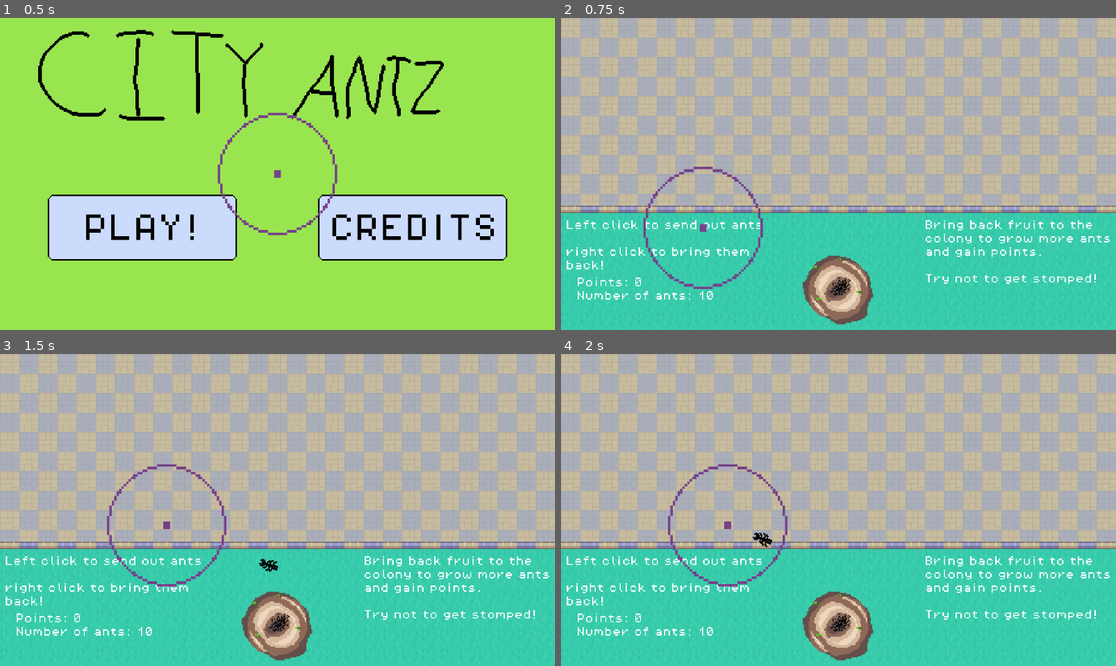
Above: before the commit, frames 1-4 (two rows, left to right).
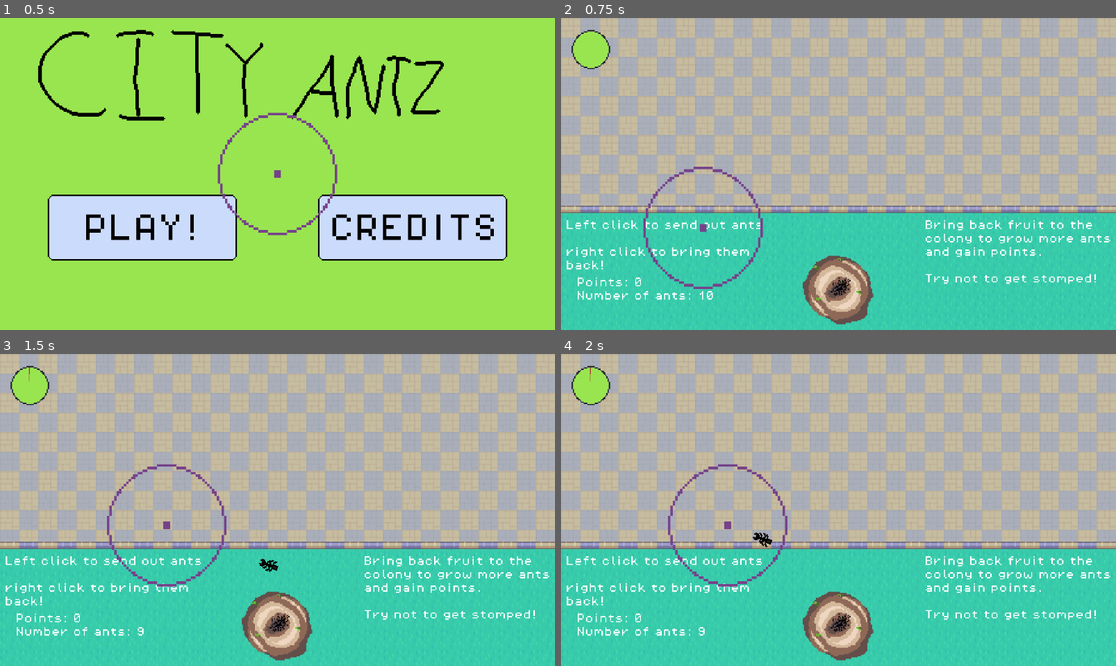
Above: after the commit, the same moments.

Repository: kiankiko9999/KDS-Ants
Game: Godot game, scene res://Scenes/MainMenu.tscn
Same seed, same stepped clock (60 frames per second), same inputs: the game is played once before the commit and once after it. Sound files missing from this copy of the repository are replaced by a short silence.
Inputs (mouse positions are in pixels of both pictures, inside the frame that each line leads up to):
- Up to frame 1 (0.5 s): no input
- Up to frame 2 (0.75 s): tap Enter at 0.5 s; move the mouse to (705, 227) at 0.52 s; click (705, 227) at 0.67 s
- Up to frame 3 (1.5 s): tap Enter at 1.25 s; move the mouse to (166, 525) at 1.27 s; click (166, 525) at 1.42 s
- Up to frame 4 (2 s): no input

Frame 1 is identical in both runs. In frame 2, 0.7% of the frame differs, in the area x 1-9%, y 3-17%; in frame 3, 0.7%, in the area x 1-28%, y 3-91%; in frame 4, 0.7%.

Commit message:
Visual timer now works with the materials Thomas provided

Diff:
--- a/kds-project-1/Scenes/ant_controller.tscn
+++ b/kds-project-1/Scenes/ant_controller.tscn
@@ -7,6 +7,8 @@
 [ext_resource type="Texture2D" uid="uid://bprj5w4xm7d6t" path="res://Assets/Sprites/AntHill.png" id="4_tc12g"]
 [ext_resource type="FontFile" uid="uid://dybupmd1l8lot" path="res://Assets/fonts/PixelOperator8.ttf" id="5_fpjnh"]
 [ext_resource type="Script" uid="uid://dxc4e7ud6yvcm" path="res://Scripts/label.gd" id="6_mbg7k"]
+[ext_resource type="Texture2D" uid="uid://bl1r0q602ddvp" path="res://Assets/Sprites/Timerred.png" id="8_6sj7r"]
+[ext_resource type="Texture2D" uid="uid://b5mu75gc4dslq" path="res://Assets/Sprites/Timergreen.png" id="9_aah63"]
 
 [sub_resource type="CircleShape2D" id="CircleShape2D_4ksr6"]
 radius = 31.016125
@@ -43,9 +45,14 @@
 
 [node name="TextureProgressBar" type="TextureProgressBar" parent="Label" unique_id=1245168947]
 layout_mode = 0
-offset_right = 40.0
-offset_bottom = 40.0
+offset_left = -4.0
+offset_top = -203.0
+offset_right = 36.0
+offset_bottom = -163.0
 fill_mode = 5
+radial_center_offset = Vector2(-0.865, 0)
+texture_under = ExtResource("8_6sj7r")
+texture_progress = ExtResource("9_aah63")
 
 [connection signal="body_entered" from="Area2D" to="." method="_on_area_2d_body_entered"]
 [connection signal="body_entered" from="Area2D" to="Area2D" method="_on_body_entered"]
--- a/kds-project-1/Scripts/label.gd
+++ b/kds-project-1/Scripts/label.gd
@@ -16,10 +16,10 @@
 # Called every frame. 'delta' is the elapsed time since the previous frame.
 func _process(delta: float) -> void:
 	antController.points = antController.points
-	# if time_left > 0:
-		# time_left -= delta
-		# time_left = max(time_left, 0.0)  # Prevents going negative
-		# update_label()
+	if time_left > 0:
+		time_left -= delta
+		time_left = max(time_left, 0.0)  # Prevents going negative
+		update_label()
 	if time_left == 0:
 		get_parent().gameover()
 		pass
@@ -27,9 +27,10 @@
 func update_label():
 	# text = "Points: %d\nTime: %d\nNumber of ants: %d" % [antController.points, time_left, get_parent().ants_in_nest]
 	text = "Points: %d\nNumber of ants: %d" % [antController.points, get_parent().ants_in_nest]
+	$TextureProgressBar.value = 100 * time_left/initial_time
 
 
 
-func _on_timer_timeout() -> void:
-	timer_progress.value -= 1
-	text = "Points: %d\nNumber of ants: %d" % [antController.points, get_parent().ants_in_nest]
+#func _on_timer_timeout():
+	#$TextureProgressBar.value -= 1
+	#text = "Points: %d\nNumber of ants: %d" % [antController.points, get_parent().ants_in_nest]
